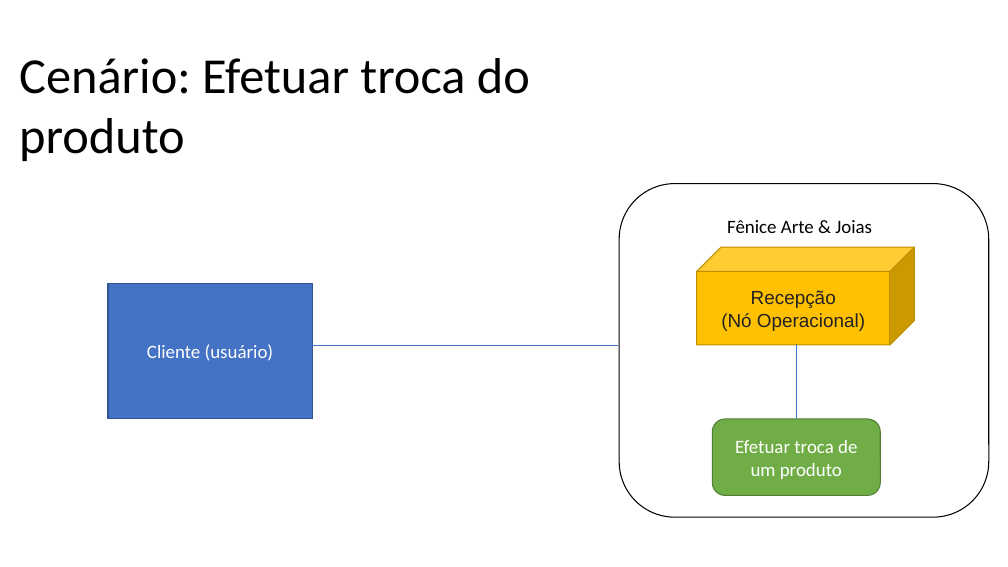
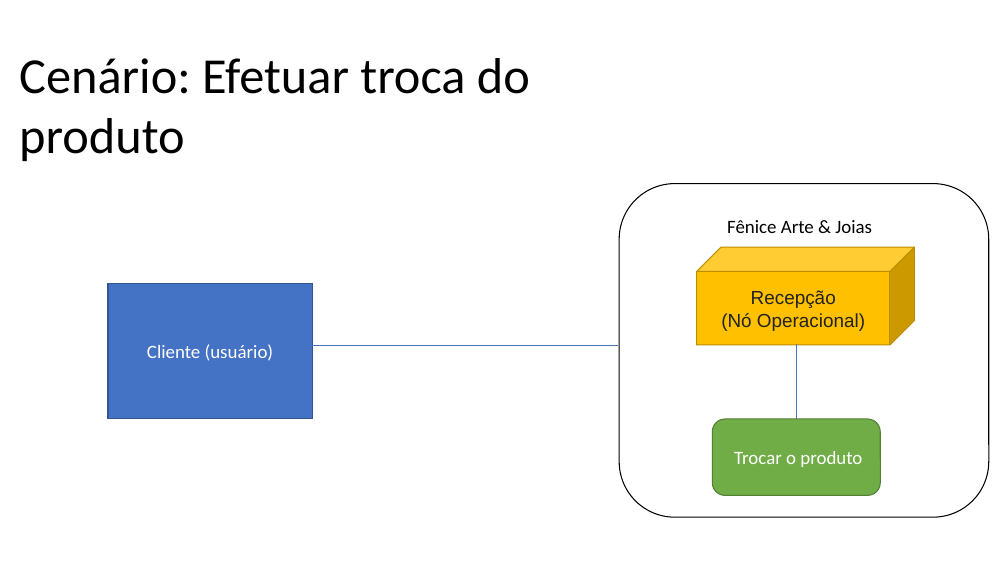
Before and after one commit to brendonimpacta/OPE_RequestSolved, a slide deck: slide 3 of 15. Arquitetura de Negócio para cada Cenário.pptx (slide 4 before the commit). Drawn at 1008x567 pixels with LibreOffice and Linux fonts; fonts in the diff are those of the drawing. Boxes give left, top, right and bottom in pixels: in the first picture for what was removed or moved away, otherwise in the second. Text is boxed around its words. In the diff, an @@ line names an element or a change of style, - is before the commit and + after.

```diff
--- a/15. Arquitetura de Negócio para cada Cenário.pptx
+++ b/15. Arquitetura de Negócio para cada Cenário.pptx
@@ text in rounded rectangle at <box>734,451,862,467</box>: text changed @@
-Efetuar troca de um produto
+Trocar o produto
```
Also in this commit, not shown: 2 other slides changed, 3 slides removed.
